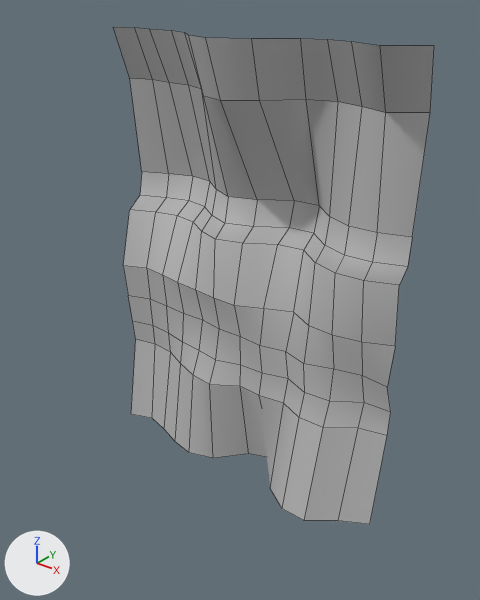
Two versions of the FBX model time-arena-game/Assets/Assets/Mesh/Canyons/Assets/CanyonWall3.fbx, one commit apart.
Camera for both pictures: a camera (50 mm lens) standing at (0.1286, -0.5297, 0.1816) and looking at (-0.0059, -0.3616, 0.0774). Lighting does not change. The marker at lower left points along +X, +Y and +Z. Mesh edges are drawn as thin lines. Where no turn or scale is listed for an object, it has been applied to the vertices.

The first picture shows 'CanyonWall3'.
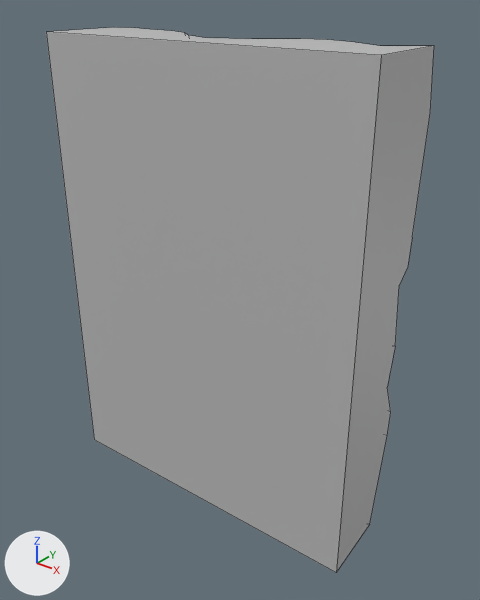
The newer file is also turned or shifted as a whole; pictures and numbers use the older file's frame.

Changed parts and their boxes (x1, y1, x2, y2) in the pictures (480 x 600 px):
'CanyonWall3', reshaped (21% wider, 10% taller): before (113, 27, 434, 524); after (46, 27, 434, 572)
part 1 of me_mesh, built on: before (189, 375, 249, 458); after (46, 27, 434, 572)

The change, as a list of edits to the scene's bpy script:
```text
Change me_mesh:
    used by ob_canyonwall3; location = (-0.01, -0.3596, 0.0732)
    remove me_mesh.from_pydata(...)  # 130 vertices, 108 faces; spans x -0.06..0.062, y -0.012..0.024, z -0.074..0.092
    add me_mesh.from_pydata(...)  # 133 vertices, 113 faces; spans x -0.06..0.062, y -0.026..0.024, z -0.074..0.092
    me_mesh part 1
    1 vertex is removed from x -0.01, y -0.003, z -0.074
    2 faces are deleted
    4 vertices are added at (0.062, -0.022, 0.092), (-0.058, -0.026, 0.092), (0.062, -0.022, -0.073), (-0.058, -0.026, -0.073)
    7 new faces join them
```
